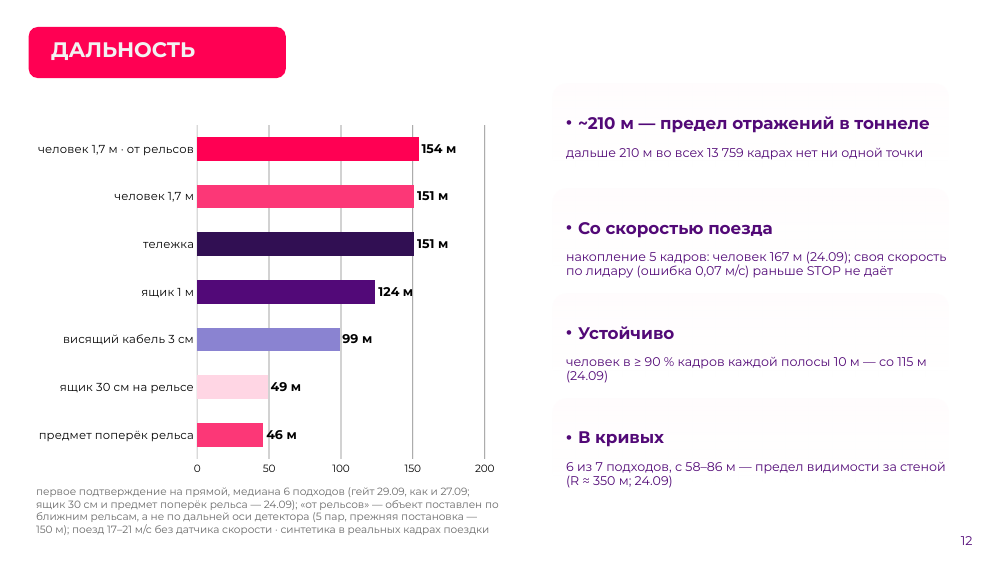
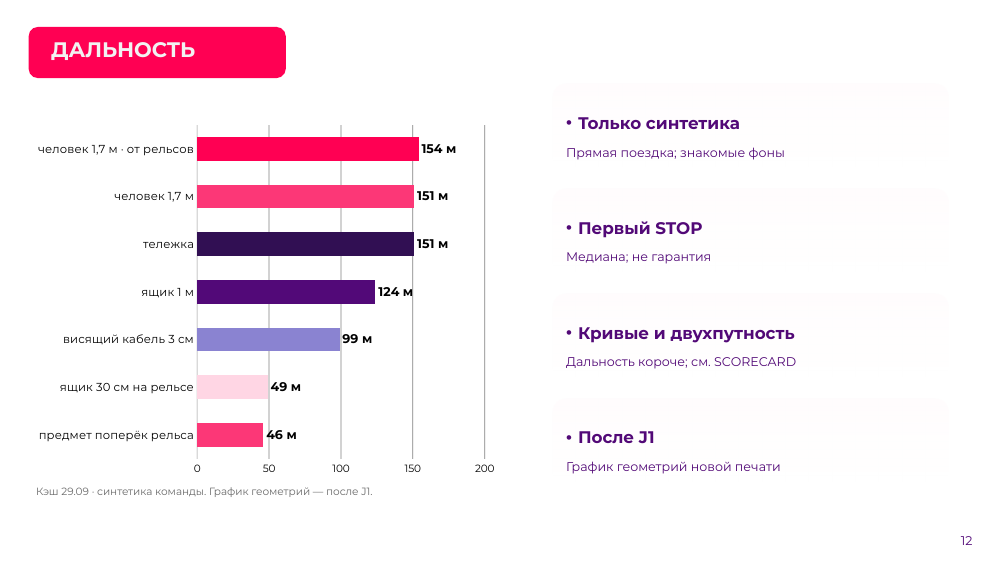
Before and after one commit to pmixay/ReSense, a slide deck: slide 12 of docs/presentation/ReSense_LCT2026.pptx. Drawn at 1008x567 pixels with LibreOffice and Linux fonts; fonts in the diff are those of the drawing; background and template pictures are left out. Boxes give left, top, right and bottom in pixels: in the first picture for what was removed or moved away, otherwise in the second. Text is boxed around its words. In the diff, an @@ line names an element or a change of style, - is before the commit and + after.

```diff
--- a/docs/presentation/ReSense_LCT2026.pptx
+++ b/docs/presentation/ReSense_LCT2026.pptx
@@ text at box(578, 117, 740, 129): text changed @@
-• ~210 м — предел отражений в тоннеле
+• Только синтетика
@@ text at box(566, 147, 785, 160): text changed @@
-дальше 210 м во всех 13 759 кадрах нет ни одной точки
+Прямая поездка; знакомые фоны
@@ text at box(578, 221, 702, 238): text changed @@
-• Со скоростью поезда
+• Первый STOP
@@ text at box(566, 252, 711, 264): text changed @@
-накопление 5 кадров: человек 167 м (24.09); своя скорость по лидару (ошибка 0,07 м/с) раньше STOP не даёт
+Медиана; не гарантия
@@ text at box(578, 327, 795, 343): text changed @@
-• Устойчиво
+• Кривые и двухпутность
@@ text at box(566, 357, 796, 369): text changed @@
-человек в ≥ 90 % кадров каждой полосы 10 м — со 115 м (24.09)
+Дальность короче; см. SCORECARD
@@ text at box(578, 431, 655, 444): text changed @@
-• В кривых
+• После J1
@@ text at box(566, 461, 781, 474): text changed @@
-6 из 7 подходов, с 58–86 м — предел видимости за стеной (R ≈ 350 м; 24.09)
+График геометрий новой печати
@@ text at box(36, 487, 372, 497): text changed @@
-первое подтверждение на прямой, медиана 6 подходов (гейт 29.09, как и 27.09; ящик 30 см и предмет поперёк рельса — 24.09); «от рельсов» — объект поставлен по ближним рельсам, а не по дальней оси детектора (5 пар, прежняя постановка — 150 м); поезд 17–21 м/с без датчика скорости · синтетика в реальных кадрах поездки
+Кэш 29.09 · синтетика команды. График геометрий — после J1.
```
Also in this commit, not shown: 13 other slides changed, 22 other files.
